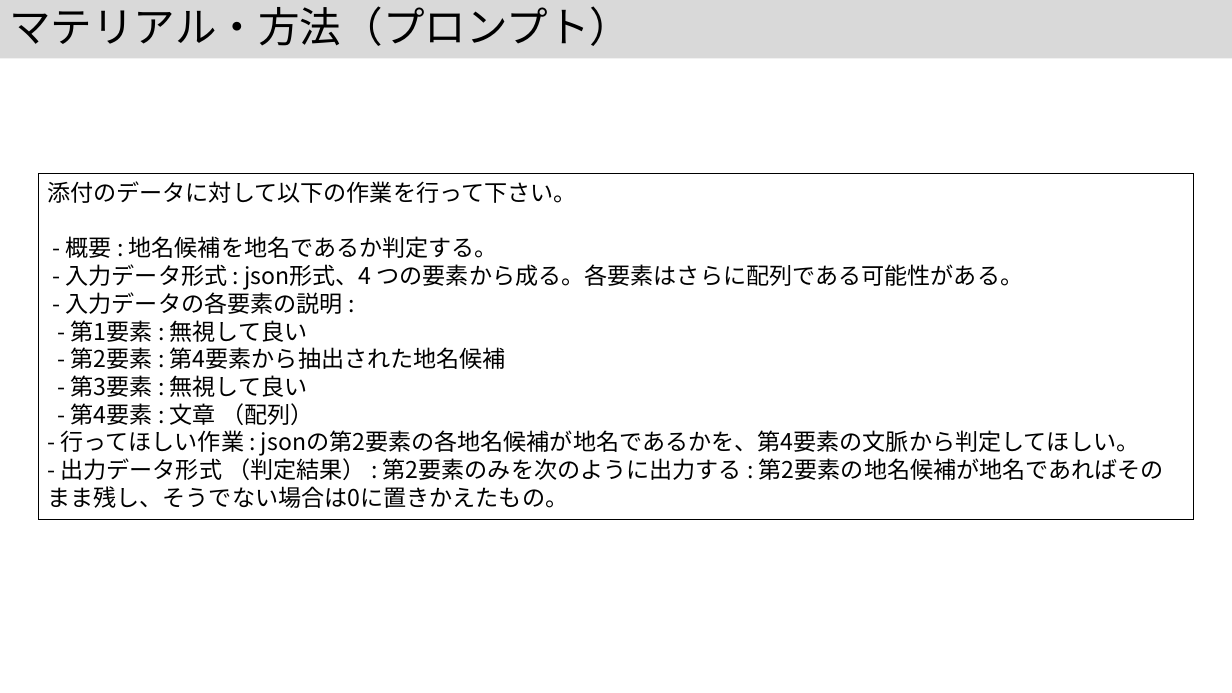
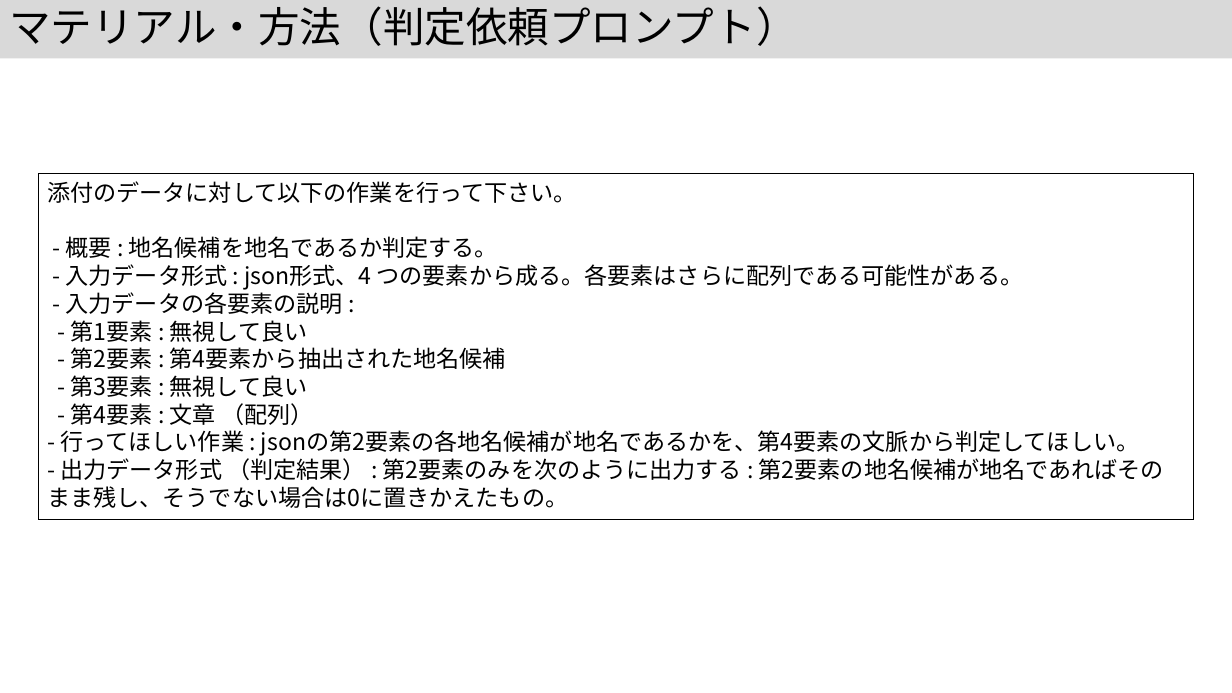
Before and after one commit to kouamano/nihongo-region-name-extract, a slide deck: slide 10 of jsik2026taikai.pptx (slide 9 before the commit). Drawn at 1232x693 pixels with LibreOffice and Linux fonts; fonts in the diff are those of the drawing. Boxes give left, top, right and bottom in pixels: in the first picture for what was removed or moved away, otherwise in the second. Text is boxed around its words. In the diff, an @@ line names an element or a change of style, - is before the commit and + after.

Commit message:
add

```diff
--- a/jsik2026taikai.pptx
+++ b/jsik2026taikai.pptx
@@ title at (9, 6, 797, 46): text changed @@
-マテリアル・方法（プロンプト）
+マテリアル・方法（判定依頼プロンプト）
```
Also in this commit, not shown: 1 other slide changed, 1 slide added.
